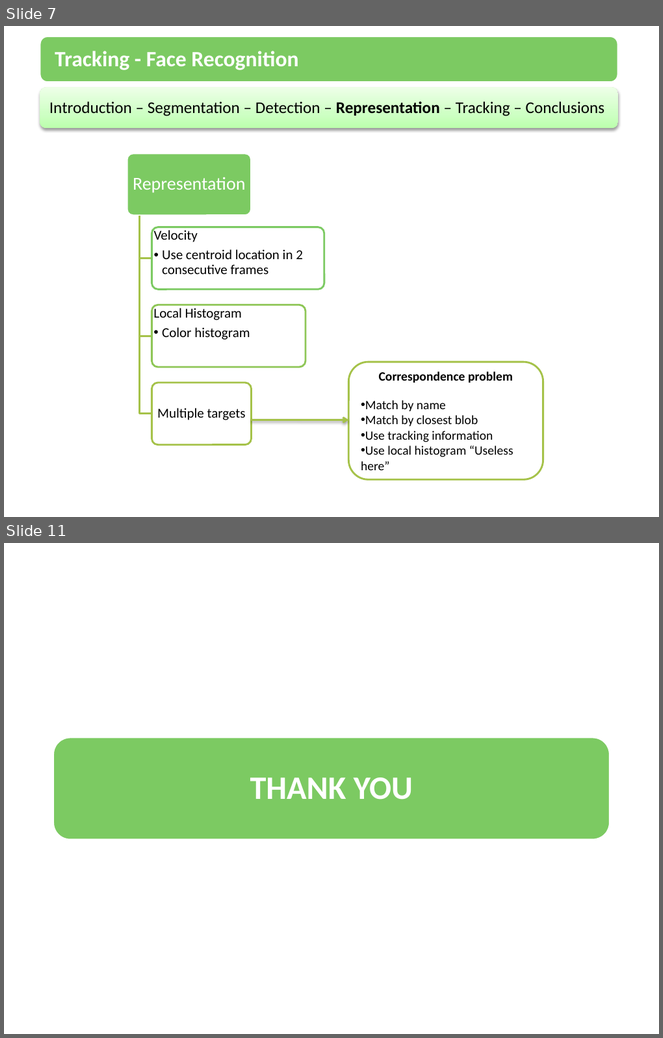
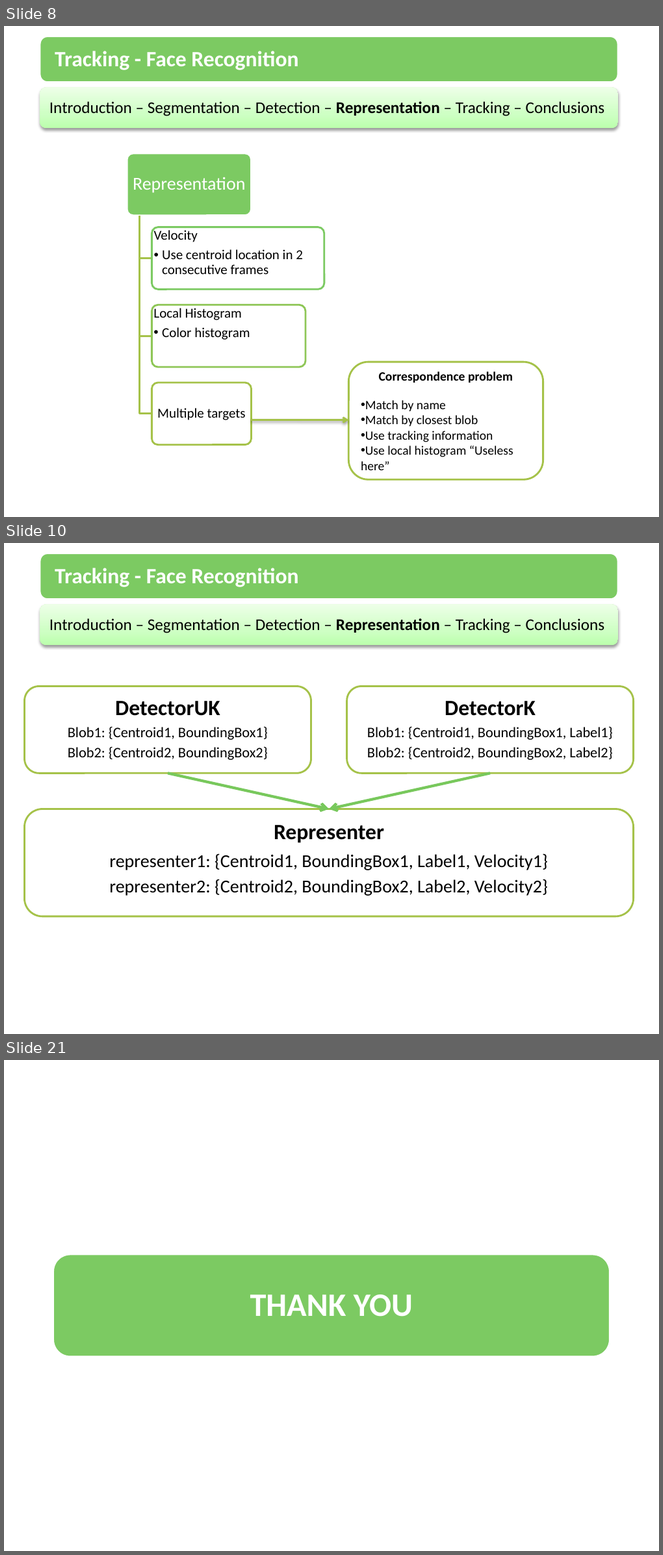
Before and after one commit to amounir86/mcvai-tracking, a slide deck: trunk/Presentation/Tracking.pptx. Shown one above the other, each under a label of ours: slides 7 and 11 before the commit, slides 8, 10 and 21 after it; the slides between them are not shown. The pictures are 663x1038 and 663x1555 pixels, drawn with LibreOffice and Linux fonts; fonts in the diff are those of the drawing. Boxes give left, top, right and bottom in pixels: in the first picture for what was removed or moved away, otherwise in the second. Text is boxed around its words. In the diff, an @@ line names an element or a change of style, - is before the commit and + after.

```diff
--- a/trunk/Presentation/Tracking.pptx
+++ b/trunk/Presentation/Tracking.pptx
@@ slide 10 added at (x1=4, y1=543, x2=659, y2=1034), background #FFFFFF @@
@@ rounded rectangle added at (x1=40, y1=553, x2=619, y2=600), fill #7CCA62, outline #FFFFFF 2 pt @@
@@ text added at (x1=55, y1=568, x2=298, y2=587), 24 pt, text #FFFFFF, bold @@
+Tracking - Face Recognition
@@ rounded rectangle added at (x1=40, y1=605, x2=619, y2=646), fill gradient #BCFFAD to #CFFFC5 to #ECFFE9 @@
@@ text added at (x1=50, y1=618, x2=605, y2=633), 18 pt, text #000000 @@
+Introduction – Segmentation – Detection – Representation – Tracking – Conclusions
@@ text added at (x1=24, y1=687, x2=311, y2=774), fill #FFFFFF, outline #A5C249 2 pt, 16 pt, text #000000 @@
+DetectorUK
+Blob1: {Centroid1, BoundingBox1}
+Blob2: {Centroid2, BoundingBox2}
@@ rounded rectangle added at (x1=347, y1=687, x2=634, y2=774), fill #FFFFFF, outline #A5C249 2 pt, 16 pt, text #000000 @@
+DetectorK
+Blob1: {Centroid1, BoundingBox1, Label1}
+Blob2: {Centroid2, BoundingBox2, Label2}
@@ arrow added from (168, 774) to (329, 809), #78C85D 3 pt @@
@@ arrow added from (490, 774) to (329, 809), #78C85D 3 pt @@
@@ rounded rectangle added at (x1=24, y1=809, x2=634, y2=917), fill #FFFFFF, outline #A5C249 2 pt, 20 pt, text #000000 @@
+Representer
+representer1: {Centroid1, BoundingBox1, Label1, Velocity1}
+representer2: {Centroid2, BoundingBox2, Label2, Velocity2}
@@ what was slide 7 is now slide 8 @@
@@ what was slide 11 is now slide 21 @@
```
Also in this commit, not shown: 3 slides changed, 10 other slides added, 1 slide removed.
